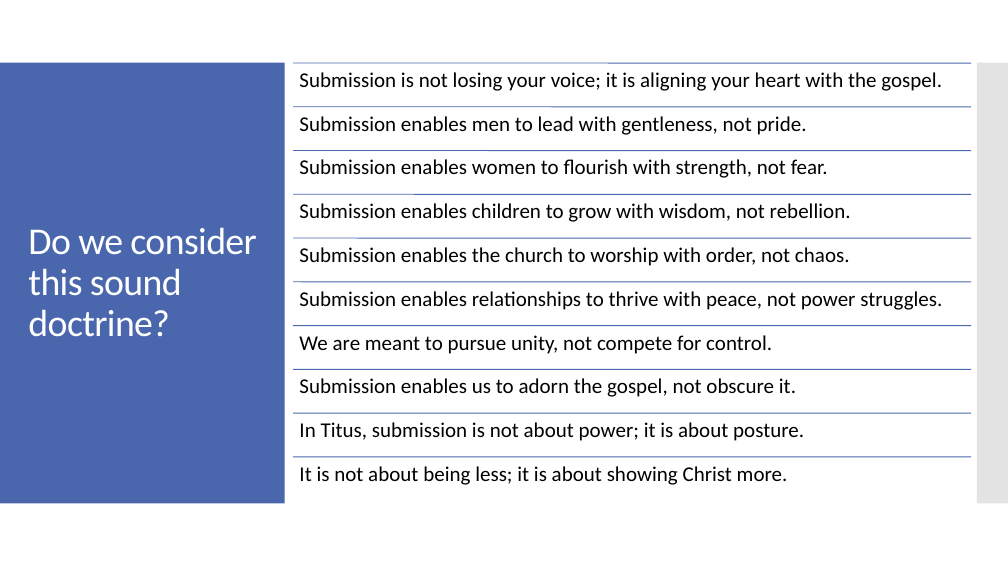
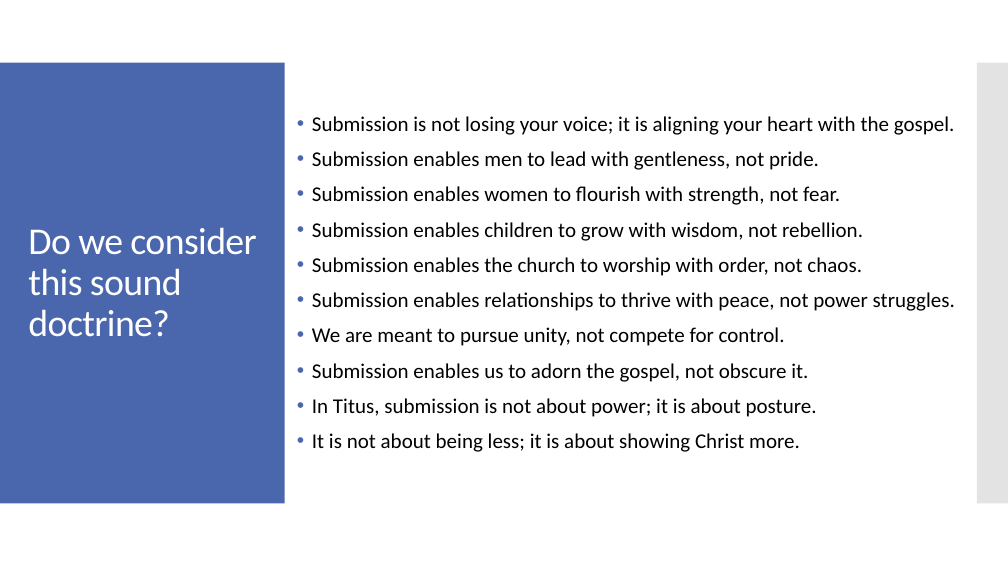
Before and after one commit to Jimothy41/from-the-spirit, a slide deck: slide 7 of lessons/gospel-alignment.pptx. Drawn at 1008x567 pixels with LibreOffice and Linux fonts; fonts in the diff are those of the drawing. Boxes give left, top, right and bottom in pixels: in the first picture for what was removed or moved away, otherwise in the second. Text is boxed around its words. In the diff, an @@ line names an element or a change of style, - is before the commit and + after.

```diff
--- a/lessons/gospel-alignment.pptx
+++ b/lessons/gospel-alignment.pptx
@@ text added at (312, 116, 955, 452), 20 pt, text #000000 @@
+• Submission is not losing your voice; it is aligning your heart with the gospel.
+• Submission enables men to lead with gentleness, not pride.
+• Submission enables women to flourish with strength, not fear.
+• Submission enables children to grow with wisdom, not rebellion.
+• Submission enables the church to worship with order, not chaos.
+• Submission enables relationships to thrive with peace, not power struggles.
+• We are meant to pursue unity, not compete for control.
+• Submission enables us to adorn the gospel, not obscure it.
+• In Titus, submission is not about power; it is about posture.
+• It is not about being less; it is about showing Christ more.
@@ group removed at (293, 63, 971, 485): 10 lines, 10 texts @@
-Submission is not losing your voice; it is aligning your heart with the gospel.
-Submission enables men to lead with gentleness, not pride.
-Submission enables women to flourish with strength, not fear.
-Submission enables children to grow with wisdom, not rebellion.
-Submission enables the church to worship with order, not chaos.
-Submission enables relationships to thrive with peace, not power struggles.
-We are meant to pursue unity, not compete for control.
-Submission enables us to adorn the gospel, not obscure it.
-In Titus, submission is not about power; it is about posture.
-It is not about being less; it is about showing Christ more.
```
